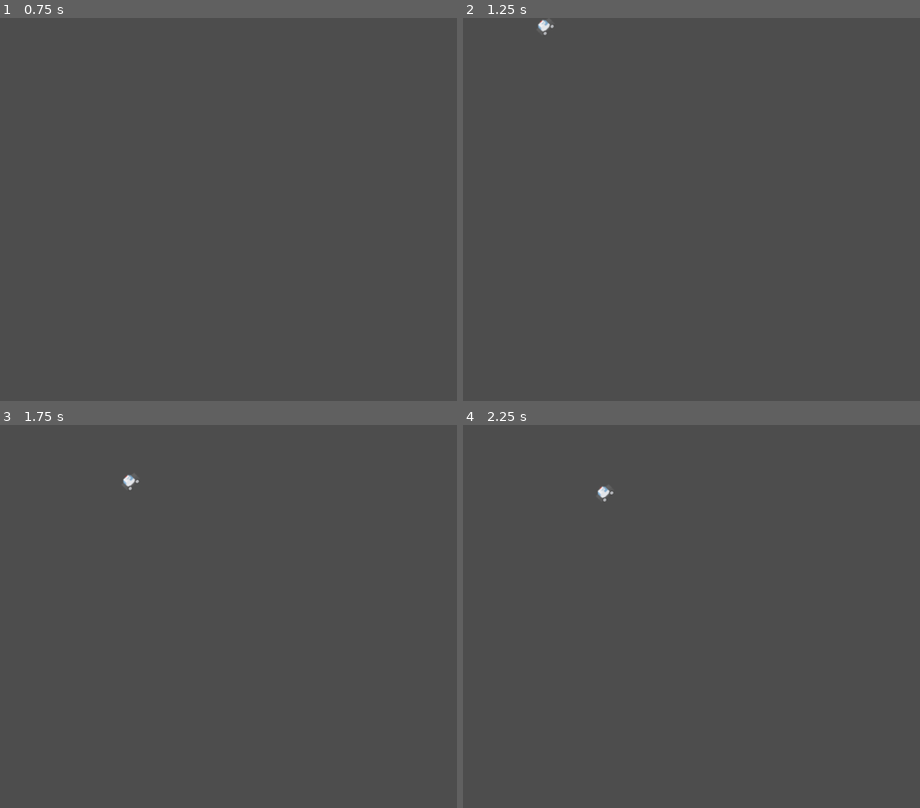
Above: before the commit, frames 1-4 (two rows, left to right).
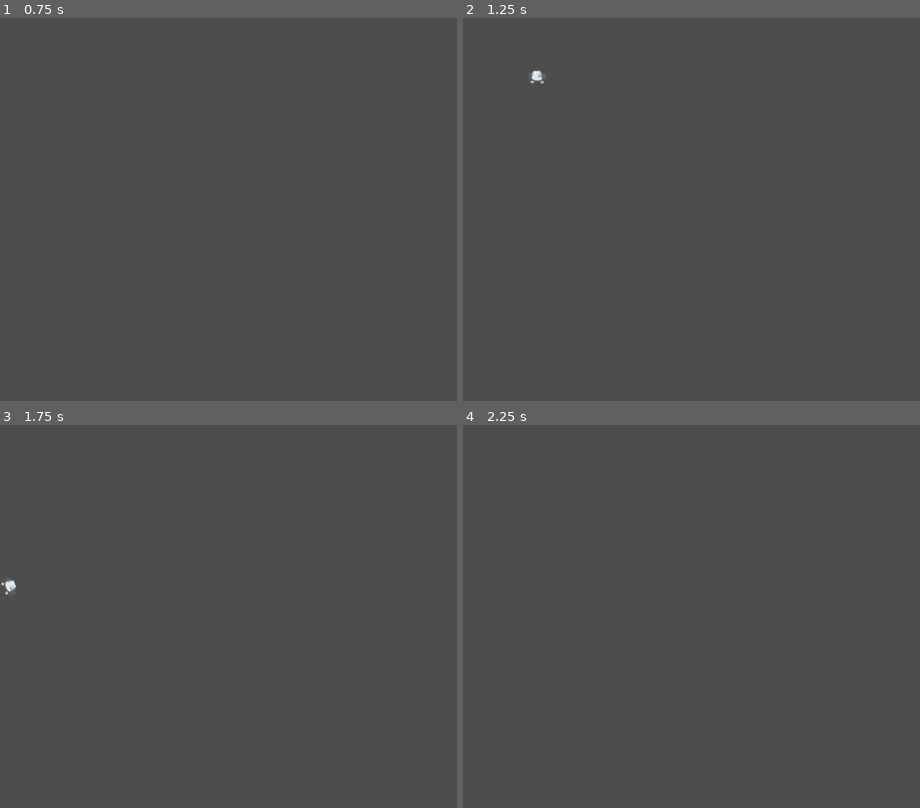
Above: after the commit, the same moments.

Repository: luke3773/Joc_Mart-_Guim_Lluc_1E
Game: Godot game, scene res://Escenes/jugador.tscn
The game is run twice, just before and just after one commit, with the same random seed, the same clock (stepped at 60 frames per second) and the same inputs. The project has no main scene, so this scene is started directly.
Inputs:
- Up to frame 1 (0.75 s): tap Enter at 0.5 s; hold Up (accelerar) from 0.53 s (still down); hold Right (dreta) from 0.53 s (still down)
- Up to frame 2 (1.25 s): keep holding Up (accelerar); keep holding Right (dreta); tap Left (esquerra) at 0.8 s
- Up to frame 3 (1.75 s): release Up (accelerar) at 1.28 s; release Right (dreta) at 1.28 s; tap Left (esquerra) at 1.35 s; tap Right (dreta) at 1.55 s
- Up to frame 4 (2.25 s): hold Up (accelerar) from 2.03 s (still down); hold Right (dreta) from 2.03 s (still down)

Frame 1 is identical in both runs. In frame 2, 0.1% of the frame differs, in the area x 14-20%, y 0-18%; in frame 3, 0.1%; in frame 4, less than 0.1%.

Commit message:
Update jugador.gd

Diff:
--- a/Escenes/jugador.gd
+++ b/Escenes/jugador.gd
@@ -12,10 +12,10 @@
 	pass
 
 func _process(delta):
-	if Input.is_action_pressed("mou_dreta") and angle <= max_angle:
+	if Input.is_action_pressed("dreta") and angle <= max_angle:
 		angle += 0.001
 
-	if Input.is_action_pressed("mou_esquerra") and angle >= max_angle * -1:
+	if Input.is_action_pressed("esquerra") and angle >= max_angle * -1:
 		angle -= 0.001
 
 	if Input.is_action_pressed("accelerar") and vel <= max_vel:
